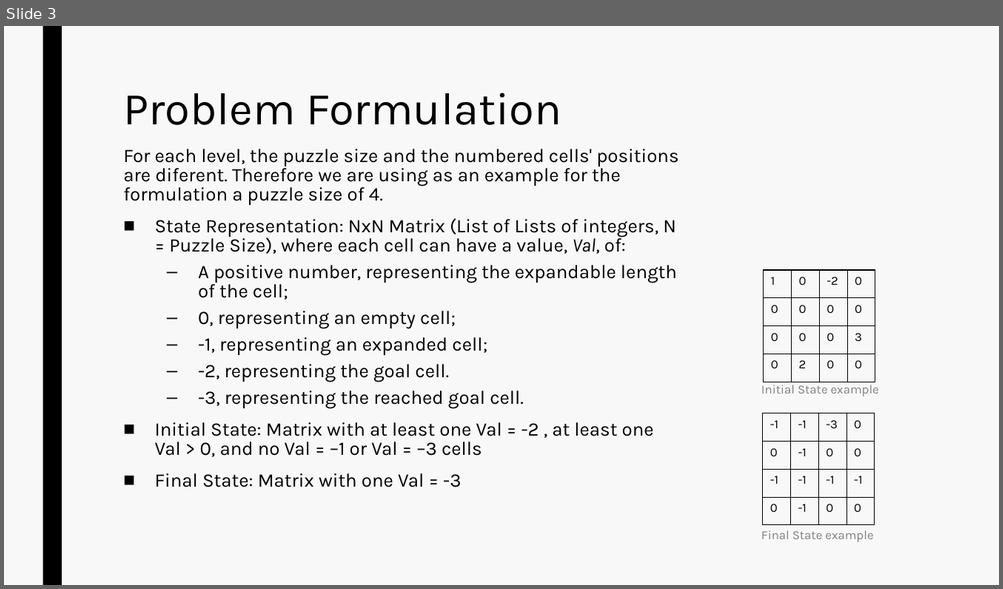
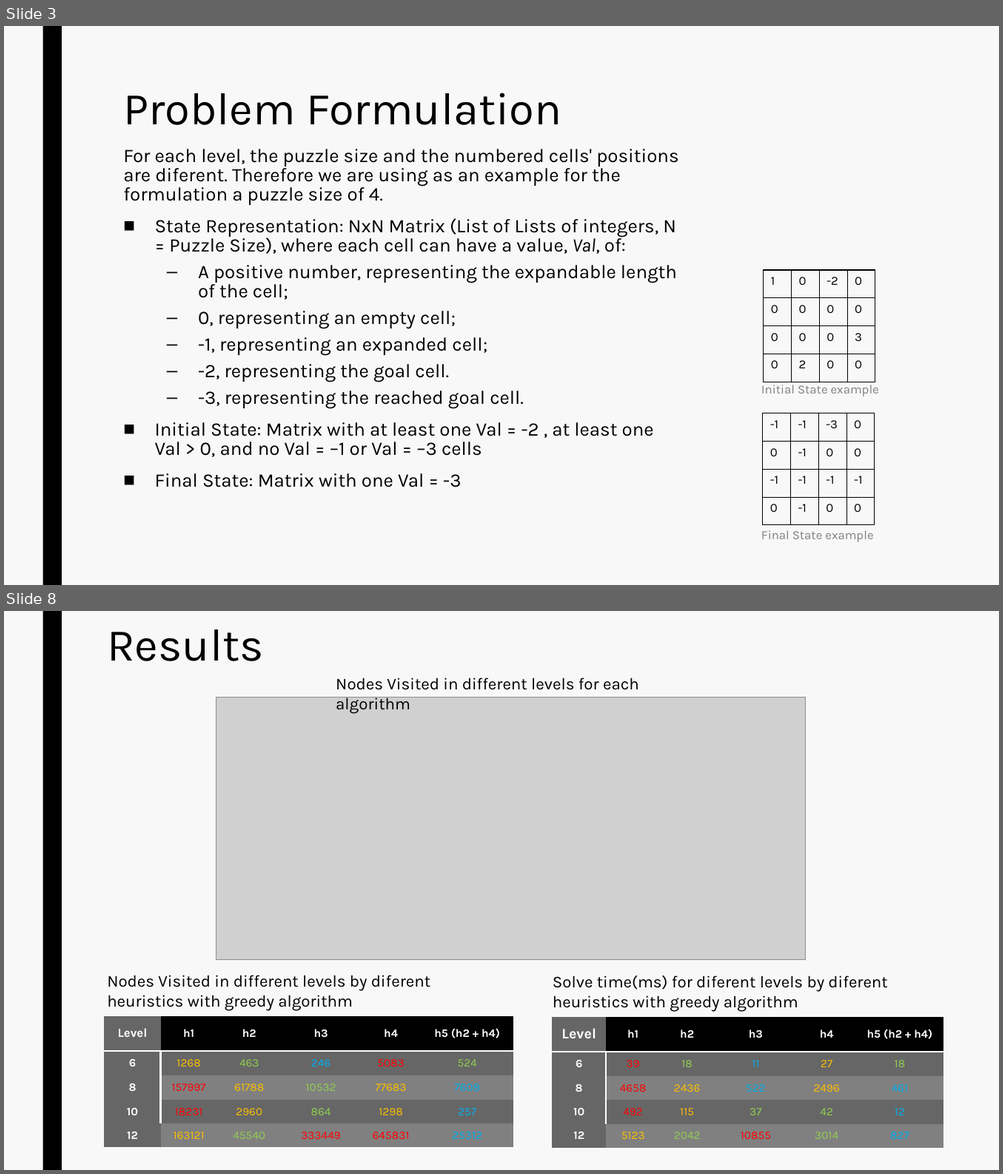
Before and after one commit to MOAAS/ZhedAI, a slide deck: TP1 - Zhed/doc/Entrega Final.pptx. Shown one above the other, each under a label of ours: slide 3 before the commit, slides 3 and 8 after it; the slides between them are not shown. The pictures are 1003x589 and 1003x1174 pixels, drawn with LibreOffice and Linux fonts; fonts in the diff are those of the drawing; grey boxes stand for pictures. Boxes give left, top, right and bottom in pixels: in the first picture for what was removed or moved away, otherwise in the second. Text is boxed around its words. In the diff, an @@ line names an element or a change of style, - is before the commit and + after.

```diff
--- a/TP1 - Zhed/doc/Entrega Final.pptx
+++ b/TP1 - Zhed/doc/Entrega Final.pptx
@@ slide 8 added at (x1=4, y1=611, x2=999, y2=1170), background #F8F8F8; not listed: 1 template element that a slide beside it also shows @@
@@ title added at (x1=107, y1=629, x2=264, y2=661), 44 pt, text #000000 @@
+Results
@@ picture added at (x1=216, y1=698, x2=805, y2=960) @@
@@ text added at (x1=336, y1=678, x2=639, y2=714), 16 pt, text #000000 @@
+Nodes Visited in different levels for each algorithm
@@ text added at (x1=107, y1=975, x2=430, y2=1011), 16 pt, text #000000 @@
+Nodes Visited in different levels by diferent heuristics with greedy algorithm
@@ text added at (x1=552, y1=976, x2=887, y2=1012), 16 pt, text #000000 @@
+Solve time(ms) for diferent levels by diferent heuristics with greedy algorithm
@@ table added at (x1=104, y1=1016, x2=514, y2=1147), 5 rows, 6 columns @@
+Level | h1 | h2 | h3 | h4 | h5 (h2 + h4)
+6 | 1268 | 463 | 246 | 5083 | 524
+8 | 157997 | 61788 | 10532 | 77683 | 7608
+10 | 18231 | 2960 | 864 | 1298 | 257
+12 | 163121 | 45540 | 333449 | 645831 | 25312
@@ table added at (x1=552, y1=1017, x2=942, y2=1148), 5 rows, 6 columns @@
+Level | h1 | h2 | h3 | h4 | h5 (h2 + h4)
+6 | 39 | 18 | 11 | 27 | 18
+8 | 4658 | 2436 | 522 | 2496 | 461
+10 | 492 | 115 | 37 | 42 | 12
+12 | 5123 | 2042 | 10855 | 3014 | 827
```
Also in this commit, not shown: 3 slides changed, 2 other slides added, 4 slides removed, 1 other file.
